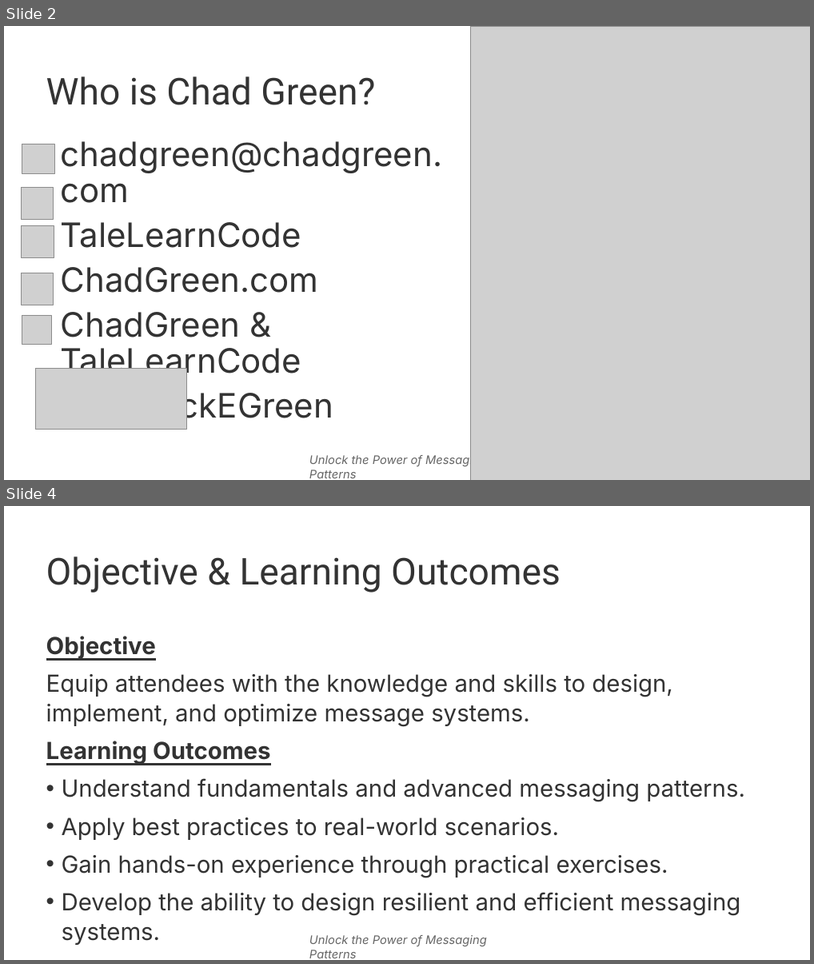
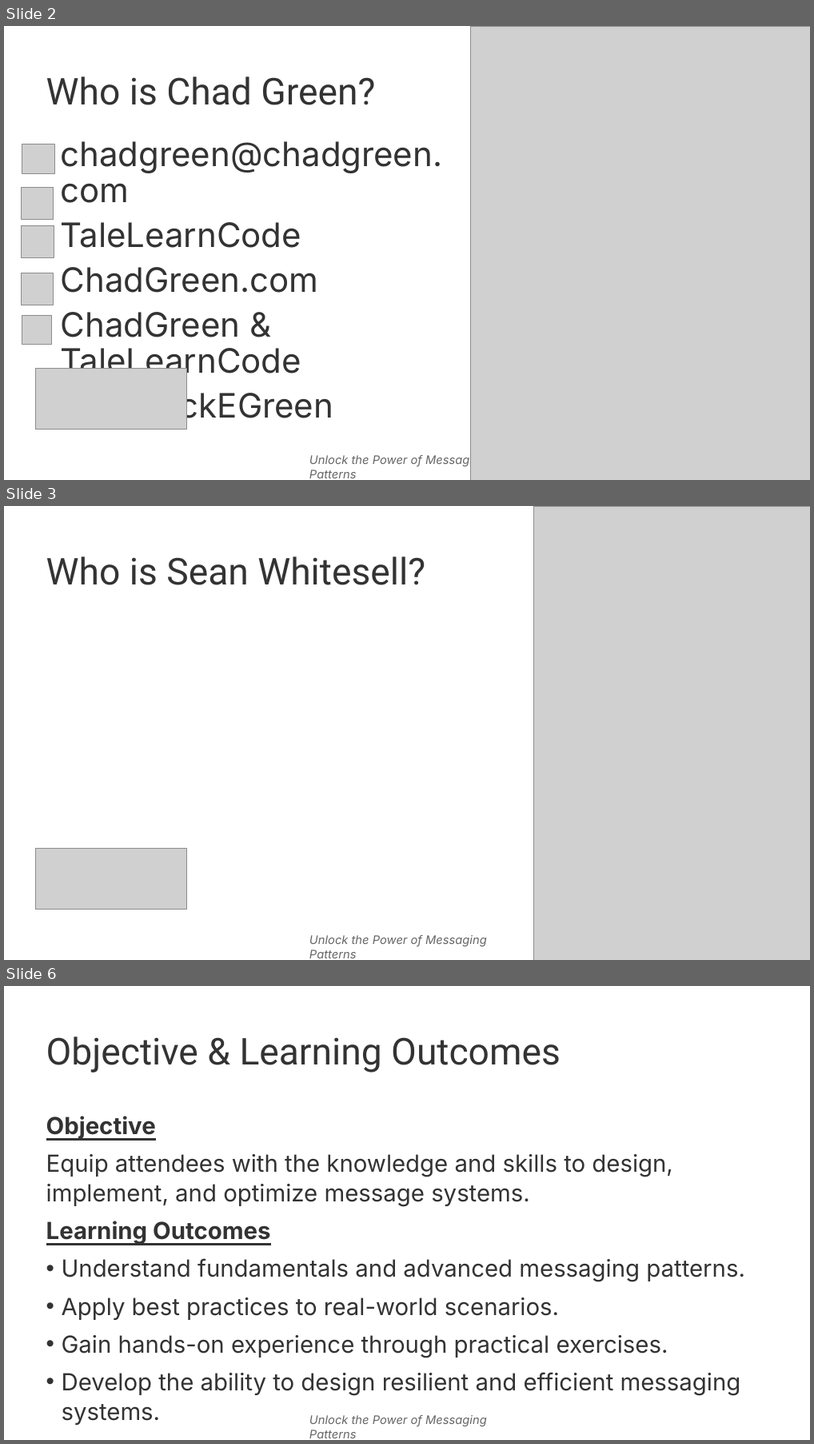
Before and after one commit to TaleLearnCode/UnlockThePowerOfMessagingPatterns-DevUp2025, a slide deck: slides/01 - Welcome.pptx. Shown one above the other, each under a label of ours: slides 2 and 4 before the commit, slides 2, 3 and 6 after it; the slides between them are not shown. The pictures are 814x964 and 814x1444 pixels, drawn with LibreOffice and Linux fonts; fonts in the diff are those of the drawing; grey boxes stand for pictures. Boxes give left, top, right and bottom in pixels: in the first picture for what was removed or moved away, otherwise in the second. Text is boxed around its words. In the diff, an @@ line names an element or a change of style, - is before the commit and + after.

```diff
--- a/slides/01 - Welcome.pptx
+++ b/slides/01 - Welcome.pptx
@@ slide 3 added at <box>4,506,810,960</box>, background #FFFFFF; not listed: 1 template element that a slide beside it also shows @@
@@ picture added at <box>534,506,810,960</box> @@
@@ title added at <box>46,556,426,585</box>, 44 pt, text #333333 @@
+Who is Sean Whitesell?
@@ picture added at <box>35,848,186,909</box> @@
@@ what was slide 4 is now slide 6 @@
```
Also in this commit, not shown: 1 slide changed, 2 other slides added, 1 slide removed, 16 other files.
